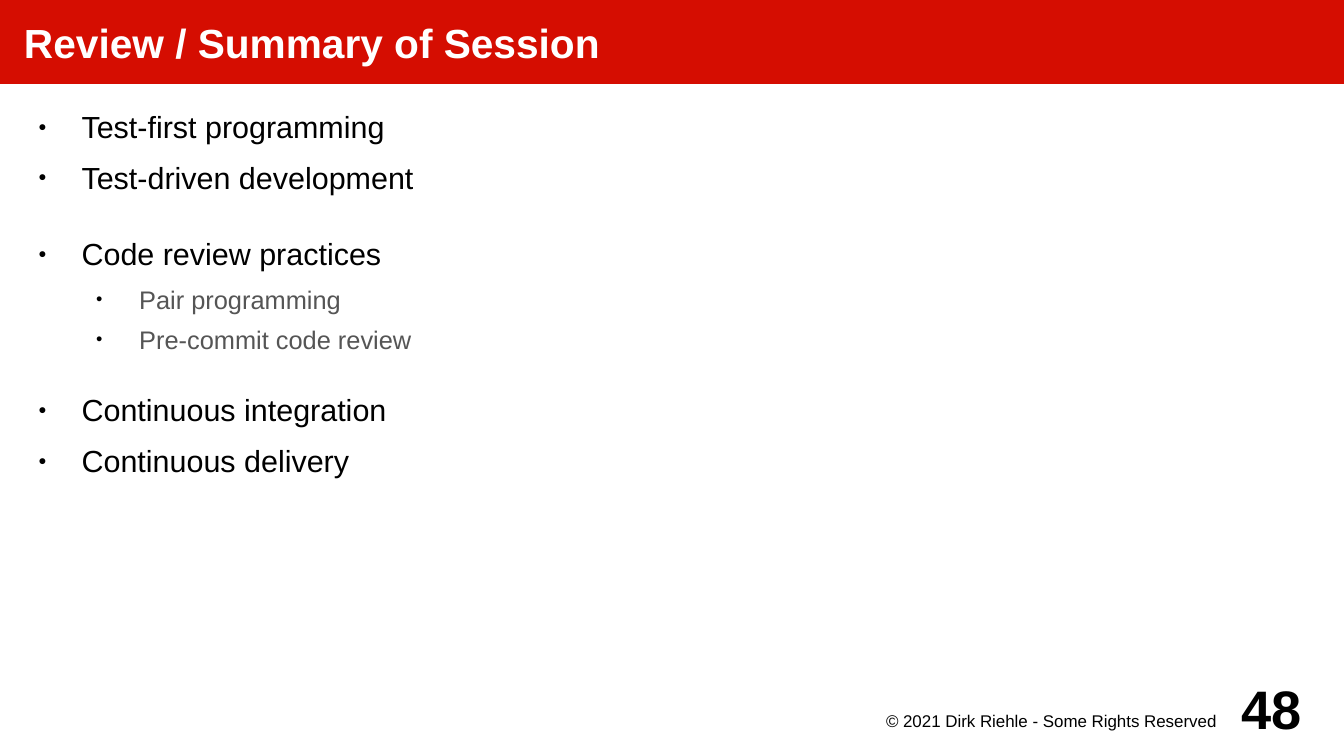
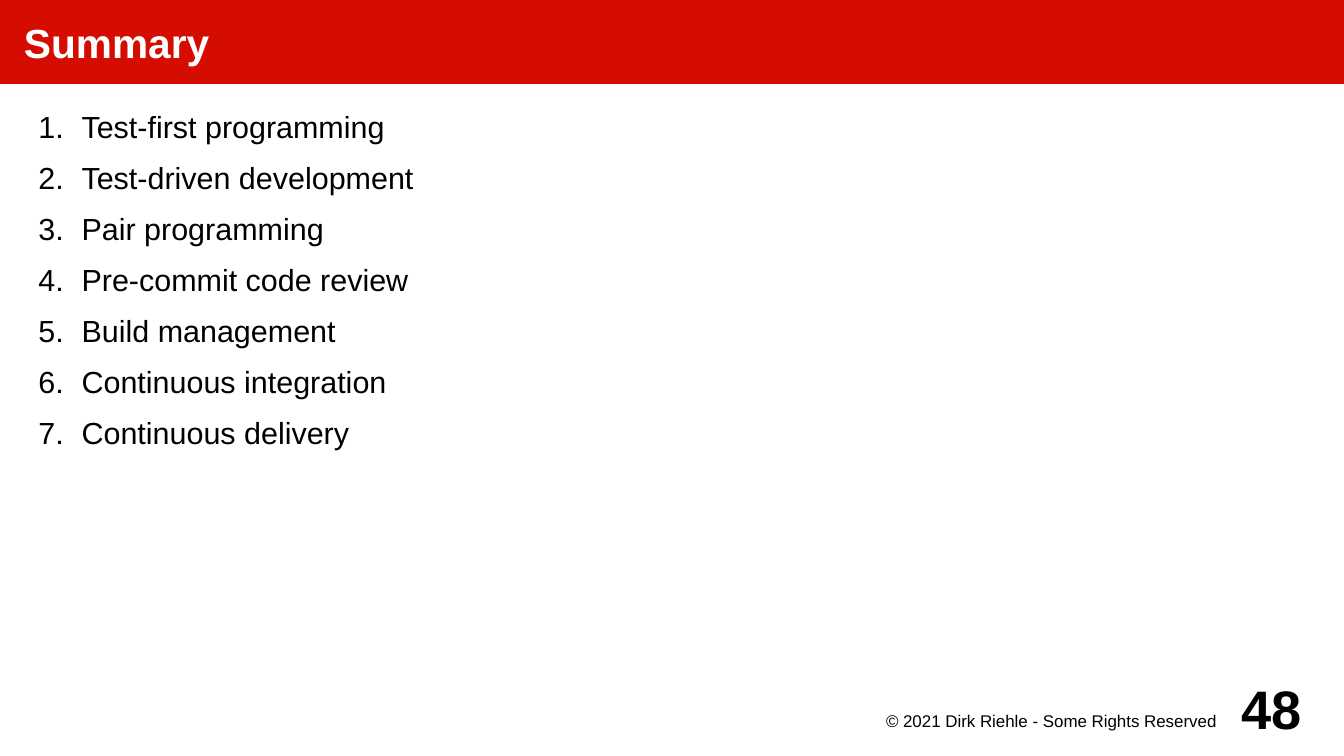
Before and after one commit to dirkriehle/amos-course, a slide deck: slide 48 of Lecture slides/AMOS F01 - Quality Assurance.odp. Drawn at 1344x756 pixels with LibreOffice and Linux fonts; fonts in the diff are those of the drawing. Boxes give left, top, right and bottom in pixels: in the first picture for what was removed or moved away, otherwise in the second. Text is boxed around its words. In the diff, an @@ line names an element or a change of style, - is before the commit and + after.

```diff
--- a/Lecture slides/AMOS F01 - Quality Assurance.odp
+++ b/Lecture slides/AMOS F01 - Quality Assurance.odp
@@ title at [24, 29, 209, 65]: text changed @@
-Review / Summary of Session
+Summary
@@ text at [82, 116, 413, 450]: size 15 to 18 pt, text colour #555555 to #000000 in "Pair programming", "Pre-commit code review"; bullet ● to 1.; list level 2 to 1 in "Pair programming"; list level 2 to 1 in "Pre-commit code review" @@
@@ text at [82, 243, 381, 271]: paragraph removed @@
-● Code review practices
@@ text at [82, 320, 336, 348]: paragraph added @@
+5. Build management
```
Also in this commit, not shown: 18 other files.
